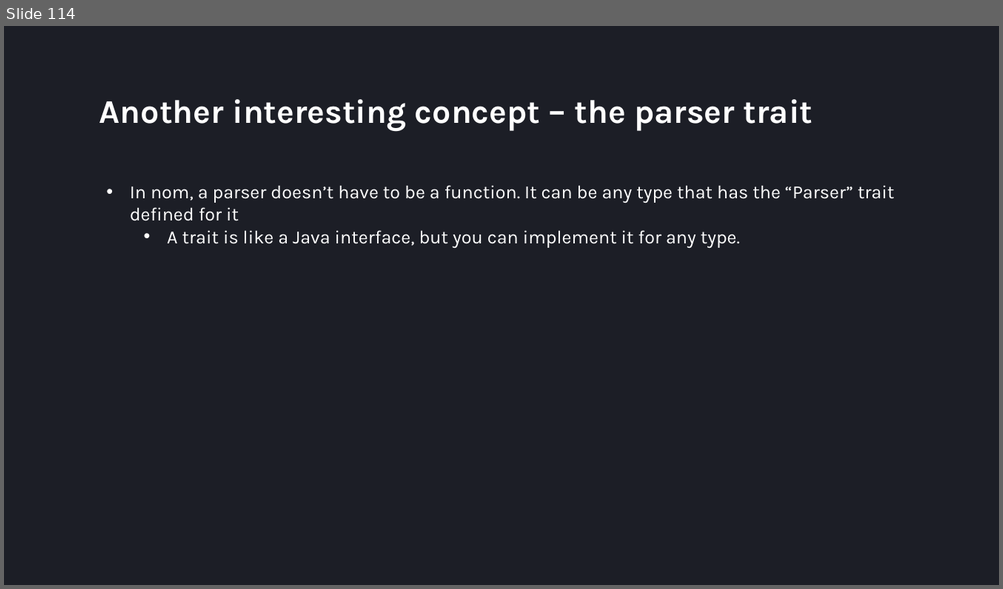
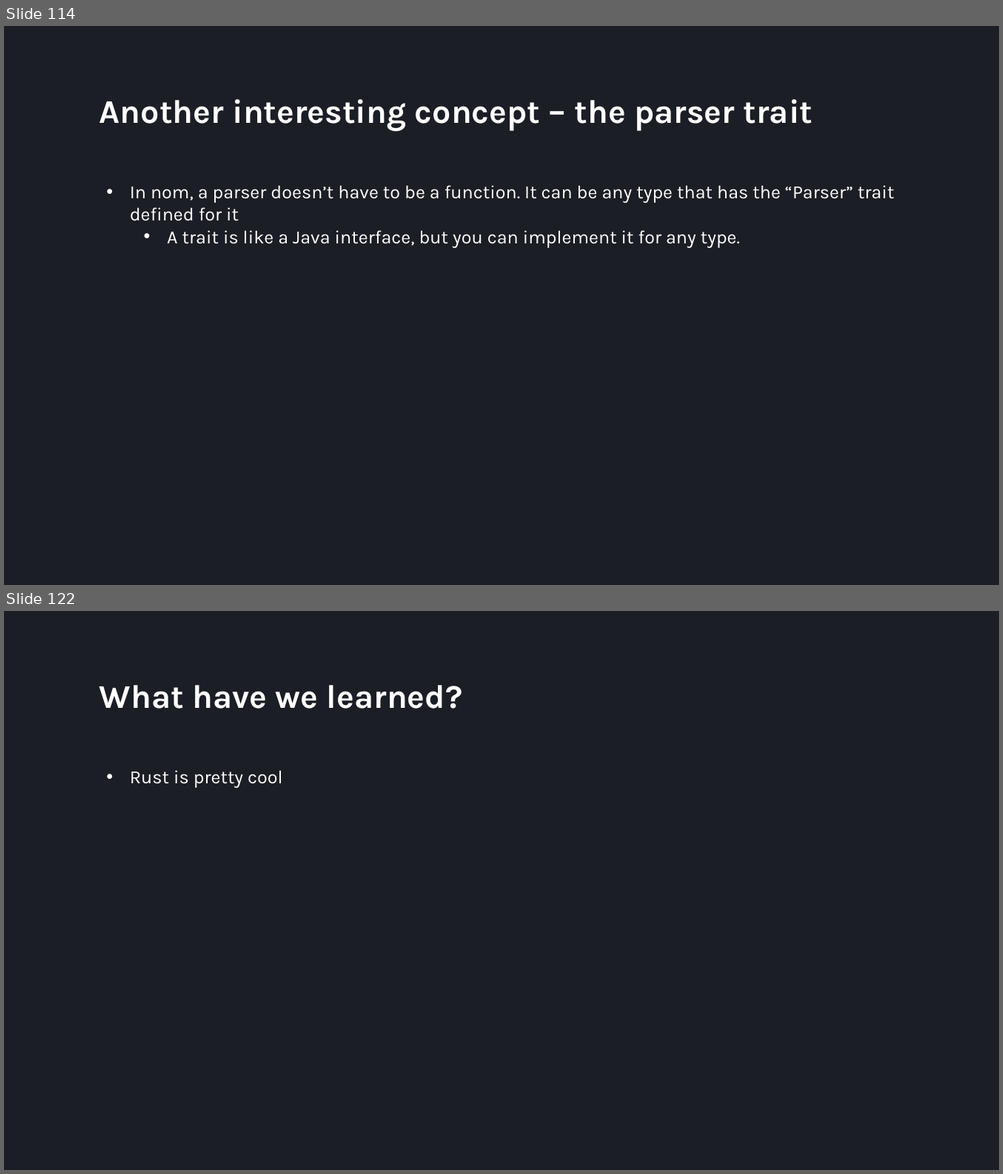
Before and after one commit to villuna/parsers-talk, a slide deck: presentation/presentation.pptx. Shown one above the other, each under a label of ours: slide 114 before the commit, slides 114 and 122 after it; the slides between them are not shown. The pictures are 1003x589 and 1003x1174 pixels, drawn with LibreOffice and Linux fonts; fonts in the diff are those of the drawing. Boxes give left, top, right and bottom in pixels: in the first picture for what was removed or moved away, otherwise in the second. Text is boxed around its words. In the diff, an @@ line names an element or a change of style, - is before the commit and + after.

```diff
--- a/presentation/presentation.pptx
+++ b/presentation/presentation.pptx
@@ slide 122 added at [4, 611, 999, 1170], background #1C1E26 @@
@@ title added at [99, 685, 463, 709], 32 pt, text #FFFFFF, bold @@
+What have we learned?
@@ text added at [130, 770, 283, 788], 18 pt, text #FFFFFF @@
+• Rust is pretty cool
```
Also in this commit, not shown: 1 slide changed, 35 other slides added, 1 slide removed, 5 other files.
